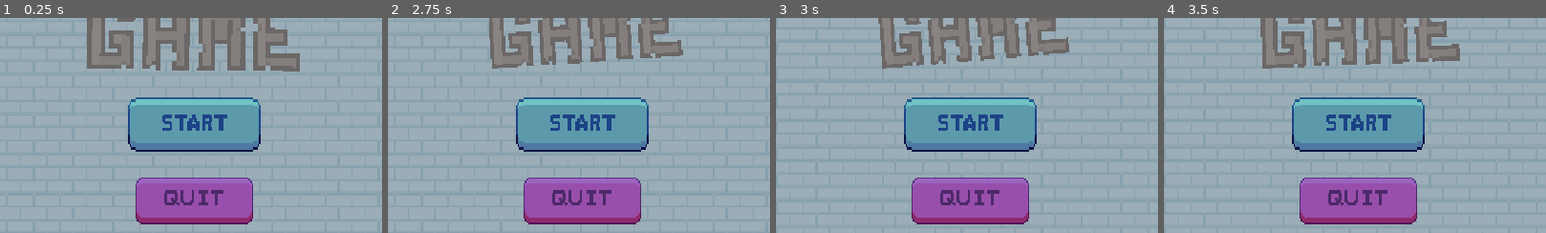
Above: before the commit, frames 1-4 (left to right).
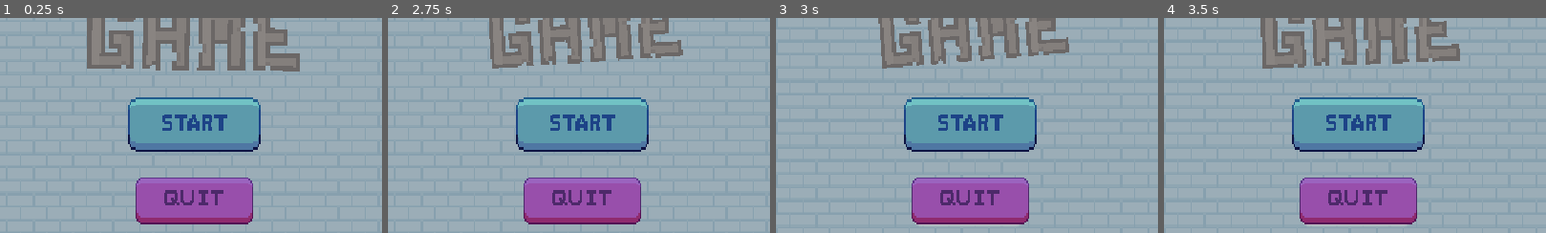
Above: after the commit, the same moments.

Repository: needaschoolproxy/Test-game
Game: Godot game, scene res://scenes/main_menu.tscn
Same seed, same stepped clock (60 frames per second), same inputs: the game is played once before the commit and once after it.
Inputs (mouse positions are % of the whole screen's width and height, from its top left):
- Up to frame 1 (0.25 s): no input
- Up to frame 2 (2.75 s): move the mouse to (72, 45) at 0.52 s; hold D (right) 0.53-1.28 s; hold Shift (sprint) 0.53-1.28 s; move the mouse to (30, 55) at 1.27 s; hold S (down) 1.28-2.03 s; click (30, 55) at 1.35 s; move the mouse to (60, 28) at 2.02 s; hold D (right) from 2.03 s (still down); hold Shift (sprint) from 2.03 s (still down)
- Up to frame 3 (3 s): move the mouse to (45, 70) at 2.77 s; release D (right) at 2.78 s; release Shift (sprint) at 2.78 s; hold W (up) from 2.78 s (still down); click (45, 70) at 2.85 s
- Up to frame 4 (3.5 s): keep holding W (up)
The pictures show only the part of the screen within x 25-75%, y 25-75%; the shares and areas given below are measured in that part.

Frames 1-2 are identical in both runs. In frame 3, 0.1% of the frame differs, in the area x 36-64%, y 96-97%; in frame 4, 0.1%.

Commit message:
Update main_menu.tscn

Diff:
--- a/scenes/main_menu.tscn
+++ b/scenes/main_menu.tscn
@@ -6,6 +6,33 @@
 [ext_resource type="Script" uid="uid://shipldu0l8l6" path="res://scripts/button_2.gd" id="3_bqqt6"]
 [ext_resource type="Shader" uid="uid://wyp3ddbvynt8" path="res://assets/main_menu.gdshader" id="4_8ln24"]
 [ext_resource type="Texture2D" uid="uid://du6ow1v644q0f" path="res://assets/placeholderfloor.png" id="4_wu84c"]
+
+[sub_resource type="Animation" id="Animation_tbmy8"]
+length = 0.001
+tracks/0/type = "value"
+tracks/0/imported = false
+tracks/0/enabled = true
+tracks/0/path = NodePath(".:scale")
+tracks/0/interp = 1
+tracks/0/loop_wrap = true
+tracks/0/keys = {
+"times": PackedFloat32Array(0),
+"transitions": PackedFloat32Array(1),
+"update": 0,
+"values": [Vector2(2.5, 2.5)]
+}
+tracks/1/type = "value"
+tracks/1/imported = false
+tracks/1/enabled = true
+tracks/1/path = NodePath(".:rotation")
+tracks/1/interp = 1
+tracks/1/loop_wrap = true
+tracks/1/keys = {
+"times": PackedFloat32Array(0),
+"transitions": PackedFloat32Array(1),
+"update": 0,
+"values": [0.0]
+}
 
 [sub_resource type="Animation" id="Animation_oa1go"]
 resource_name = "idle"
@@ -36,33 +63,6 @@
 "values": [0.0, 0.0436332, 0.0, -0.0872665, 0.0]
 }
 
-[sub_resource type="Animation" id="Animation_tbmy8"]
-length = 0.001
-tracks/0/type = "value"
-tracks/0/imported = false
-tracks/0/enabled = true
-tracks/0/path = NodePath(".:scale")
-tracks/0/interp = 1
-tracks/0/loop_wrap = true
-tracks/0/keys = {
-"times": PackedFloat32Array(0),
-"transitions": PackedFloat32Array(1),
-"update": 0,
-"values": [Vector2(2.5, 2.5)]
-}
-tracks/1/type = "value"
-tracks/1/imported = false
-tracks/1/enabled = true
-tracks/1/path = NodePath(".:rotation")
-tracks/1/interp = 1
-tracks/1/loop_wrap = true
-tracks/1/keys = {
-"times": PackedFloat32Array(0),
-"transitions": PackedFloat32Array(1),
-"update": 0,
-"values": [0.0]
-}
-
 [sub_resource type="AnimationLibrary" id="AnimationLibrary_jk1qb"]
 _data = {
 &"RESET": SubResource("Animation_tbmy8"),
@@ -161,9 +161,9 @@
 
 [node name="Button2" type="Button" parent="."]
 offset_left = -32.0
-offset_top = 35.0
+offset_top = 34.0
 offset_right = 37.0
-offset_bottom = 61.0
+offset_bottom = 62.0
 scale = Vector2(0.9, 0.9)
 flat = true
 script = ExtResource("3_bqqt6")
@@ -171,7 +171,7 @@
 [node name="Timer2" type="Timer" parent="Button2"]
 
 [node name="QuitButton" type="AnimatedSprite2D" parent="Button2"]
-position = Vector2(35.5555, 12.2222)
+position = Vector2(35.5556, 13.3333)
 sprite_frames = SubResource("SpriteFrames_rtw2f")
 animation = &"up"
 
